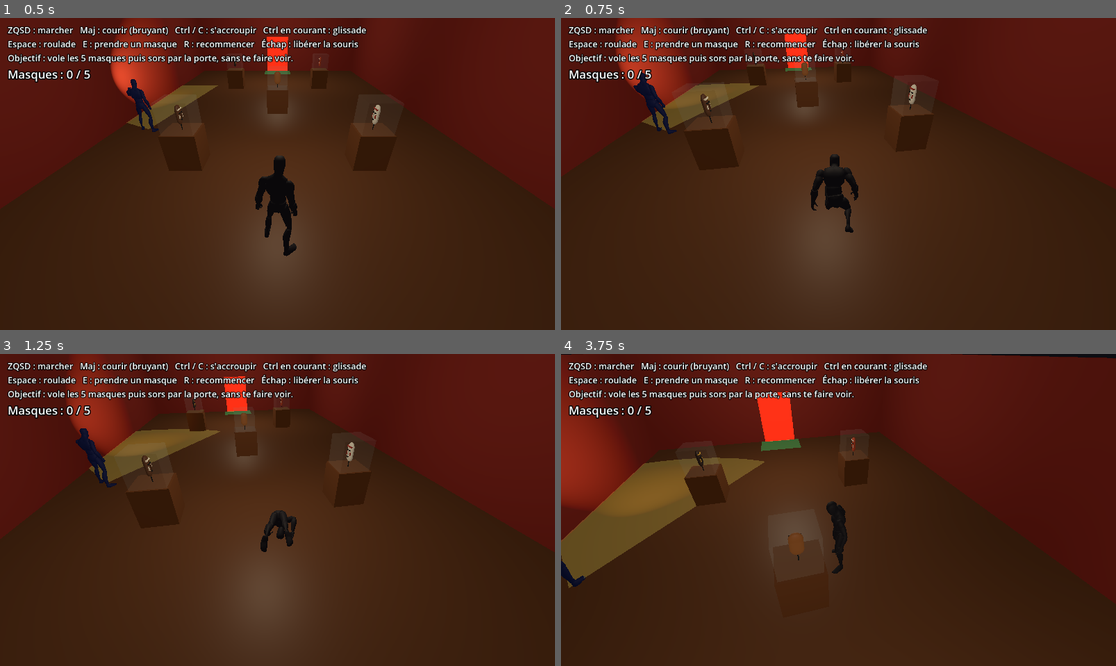
Above: before the commit, frames 1-4 (two rows, left to right).
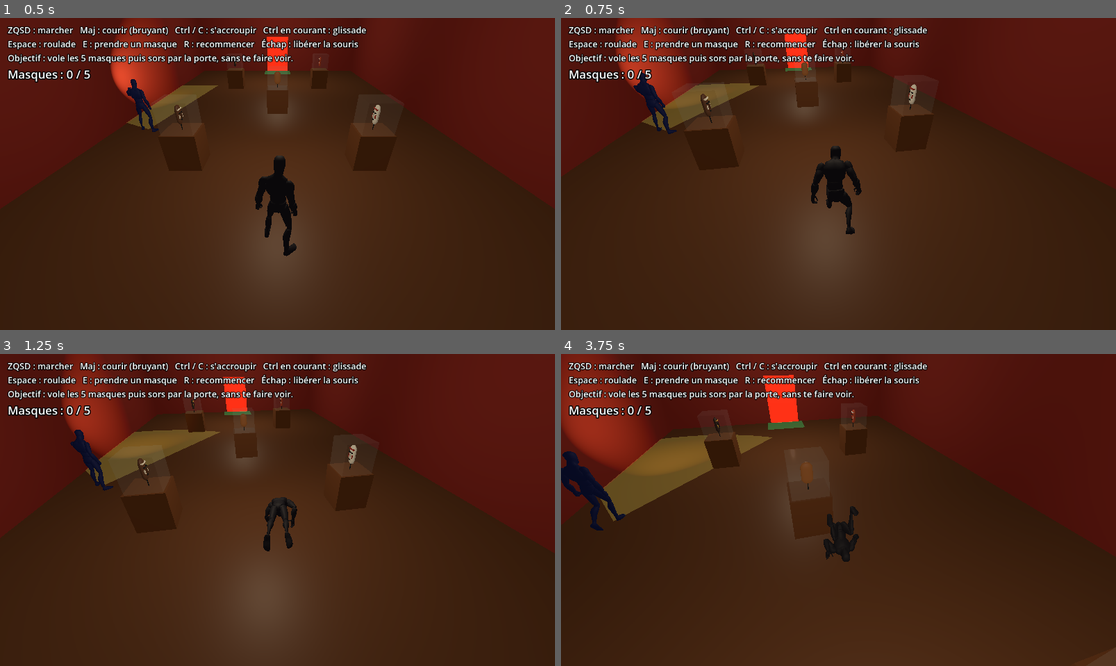
Above: after the commit, the same moments.

Repository: asbldream-lab/test
Game: Godot game, scene res://musee/musee.tscn
The game is run twice, just before and just after one commit, with the same random seed, the same clock (stepped at 60 frames per second) and the same inputs.
Inputs (mouse positions are in pixels of both pictures, inside the frame that each line leads up to):
- Up to frame 1 (0.5 s): no input
- Up to frame 2 (0.75 s): tap Enter at 0.5 s; move the mouse to (866, 174) at 0.52 s; hold W (move_forward) from 0.53 s (still down); hold Ctrl (crouch) from 0.53 s (still down); click (866, 174) at 0.67 s
- Up to frame 3 (1.25 s): keep holding W (move_forward); keep holding Ctrl (crouch); tap Space (roll) at 0.8 s
- Up to frame 4 (3.75 s): keep holding W (move_forward); move the mouse to (810, 510) at 1.27 s; release Ctrl (crouch) at 1.28 s; tap Space (roll) at 1.35, 3.05 s; tap Shift (run) at 1.55 s; move the mouse to (849, 503) at 2.02 s; hold Shift (run) 2.03-2.78 s; tap Ctrl (crouch) at 2.3, 2.85 s; move the mouse to (832, 516) at 2.77 s; click (832, 516) at 2.92 s; move the mouse to (877, 513) at 3.52 s; hold Shift (run) from 3.53 s (still down); tap E (interact) at 3.6 s

Frame 1 is identical in both runs. In frame 2, 0.5% of the frame differs, in the area x 44-55%, y 40-70%; in frame 3, 1.7%; in frame 4, 14%, in the area x 0-100%, y 0-100%.

Commit message:
Roulade : garde l'élan et s'enchaîne avec la marche/course
- Vitesse de roulade calculée depuis la vitesse actuelle (marche, course
  ou arrêt), animation accélérée quand on va vite
- Fondu depuis l'animation précédente et sortie anticipée en fondu vers
  la marche/course, sans temps d'arrêt
- Direction ajustable pendant la roulade

Co-Authored-By: Claude Opus 5.5 <noreply@anthropic.com>

Diff:
--- a/musee/player.gd
+++ b/musee/player.gd
@@ -119,16 +119,30 @@
 func try_roll() -> void:
 	if state != State.NORMAL or _cooldown > 0.0 or not enabled:
 		return
+	# La roulade garde l'élan : on part de la vitesse actuelle (marche, course ou arrêt).
+	var entry_speed := Vector2(velocity.x, velocity.z).length()
 	_begin(State.ROLL)
-	_timer = play_once(anim, "Roll")
-	_roll_speed = roll_distance / maxf(_timer, 0.3)
+	_roll_speed = maxf(entry_speed * 1.15, roll_distance / 1.2)
+	# Plus il va vite, plus la roulade est rapide (et l'animation accélérée).
+	anim.speed_scale = clampf(_roll_speed / 4.0, 0.9, 1.5)
+	_timer = play_once(anim, "Roll", 0.25) / anim.speed_scale
+	# On quitte la roulade avant la fin de l'animation pour enchaîner
+	# directement sur la marche/course en fondu, sans temps d'arrêt.
+	_timer *= 0.75
 
 
 func _state_roll(delta: float) -> void:
 	velocity.x = _move_dir.x * _roll_speed
 	velocity.z = _move_dir.z * _roll_speed
+	# Le joueur peut légèrement orienter sa roulade avec le joystick / clavier.
+	var input := Input.get_vector("move_left", "move_right", "move_forward", "move_back")
+	if input.length() > 0.1:
+		var wanted := (Basis(Vector3.UP, pivot.rotation.y) * Vector3(input.x, 0, input.y)).normalized()
+		_move_dir = _move_dir.slerp(wanted, minf(1.0, 3.0 * delta)).normalized()
+		_face(_move_dir, delta)
 	_timer -= delta
-	if _timer <= 0.1:
+	if _timer <= 0.0:
+		anim.speed_scale = 1.0
 		_finish()
 
 
@@ -276,16 +290,18 @@
 	if anim_name.is_empty() or player.current_animation == anim_name:
 		return
 	player.get_animation(anim_name).loop_mode = Animation.LOOP_LINEAR
-	player.play(anim_name, 0.2)
+	player.play(anim_name, 0.25)
 
 
 ## Joue une animation une seule fois et renvoie sa durée.
-static func play_once(player: AnimationPlayer, anim_name: String) -> float:
+static func play_once(player: AnimationPlayer, anim_name: String, blend := 0.15) -> float:
 	anim_name = _resolve(player, anim_name)
 	if anim_name.is_empty():
 		return 0.5
 	var a := player.get_animation(anim_name)
 	a.loop_mode = Animation.LOOP_NONE
-	player.play(anim_name, 0.15)
-	player.seek(0.0, true)
+	if player.current_animation == anim_name:
+		player.seek(0.0, true)
+	else:
+		player.play(anim_name, blend) # fondu depuis l'animation précédente
 	return a.length
